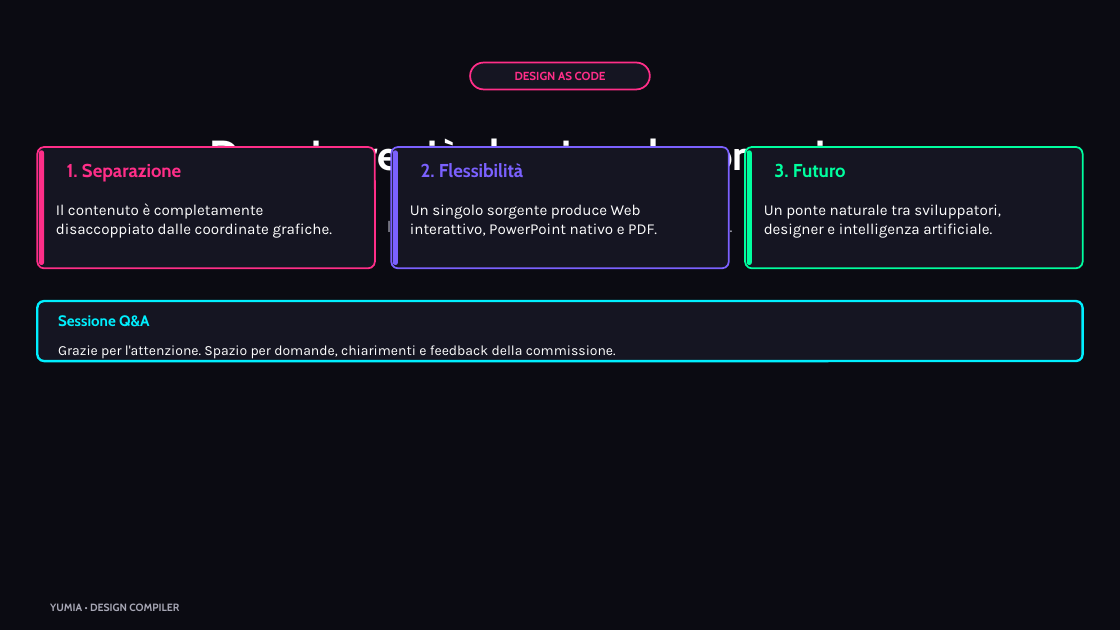
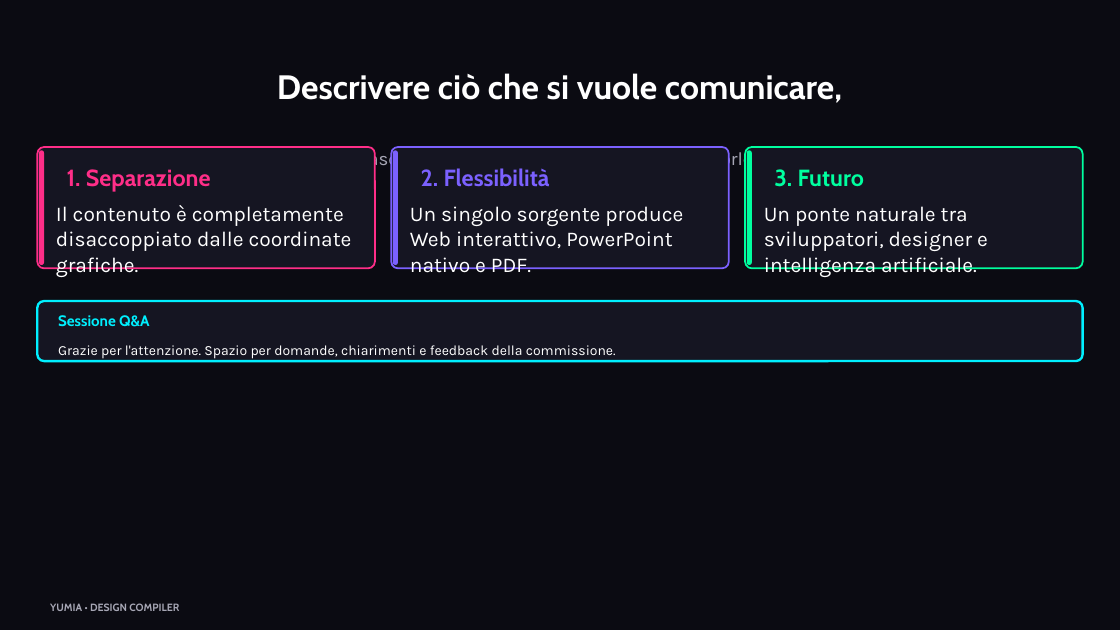
Before and after one commit to biagio-scaglia/Yumia-MD, a slide deck: slide 15 of presentation.pptx. Drawn at 1120x630 pixels with LibreOffice and Linux fonts; fonts in the diff are those of the drawing. Boxes give left, top, right and bottom in pixels: in the first picture for what was removed or moved away, otherwise in the second. Text is boxed around its words. In the diff, an @@ line names an element or a change of style, - is before the commit and + after.

Commit message:
fix(layout,pdf,pptx): compact shared heroes, nested PDF paint, orthogonal diagram edges
Keep closing-slide titles clear of grids, paint card/compare/column children from layout bounds, and route diagram connectors through elbows. Refresh demo outputs and add regressions.

```diff
--- a/presentation.pptx
+++ b/presentation.pptx
@@ text "Descrivere ciò che si vuole ...": place and size @@
-text "Descrivere ciò che si vuole ..." at bbox=[209, 138, 911, 179]
+text "Descrivere ciò che si vuole ..." at bbox=[277, 73, 842, 103]
@@ text "Descrivere ciò che si vuole ..." at bbox=[277, 73, 842, 103]: size 36 to 29 pt @@
@@ rounded rectangle removed at bbox=[471, 62, 650, 89] @@
@@ text removed at bbox=[515, 71, 606, 80] @@
-DESIGN AS CODE
@@ text "lasciare al compilatore il compito ...": place and size @@
-text "lasciare al compilatore il compito ..." at bbox=[387, 218, 733, 237]
+text "lasciare al compilatore il compito ..." at bbox=[363, 146, 757, 170]
@@ text "lasciare al compilatore il compito ..." at bbox=[363, 146, 757, 170]: size 14 to 16 pt @@
@@ size 16 to 20 pt in 3 elements at bbox=[67, 169, 211, 192], bbox=[421, 168, 550, 187], bbox=[774, 169, 864, 187] @@
@@ size 13 to 18 pt in 3 elements at bbox=[56, 205, 352, 277], bbox=[410, 206, 683, 273], bbox=[764, 206, 988, 277] @@
```
Also in this commit, not shown: 14 other slides changed, 6 other files.
